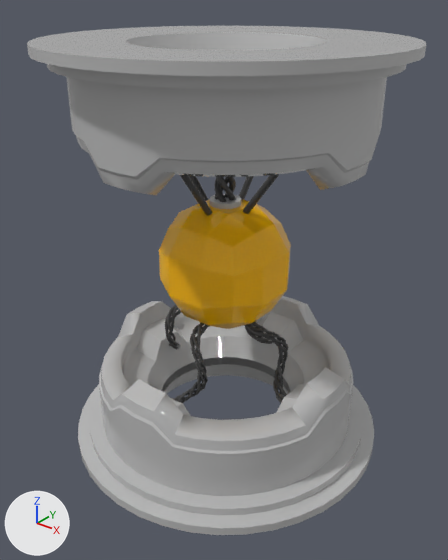
The FBX model Assets/Models/world-props/bomb.fbx as it was, and as the next commit left it.
Both versions are drawn from a 50 mm lens placed at (2.04, -2.53, 2.52), pointed at (0.07, -0.06, 0.99). Lighting does not change. The marker at lower left points along +X, +Y and +Z. Where no turn or scale is listed for an object, it has been applied to the vertices.

Names of what the first picture shows: 'bottom', 'core', 'top', 'wire.001', 'wire.003', 'wire.004', 'wire.006', 'wire.007', 'wire.008'.
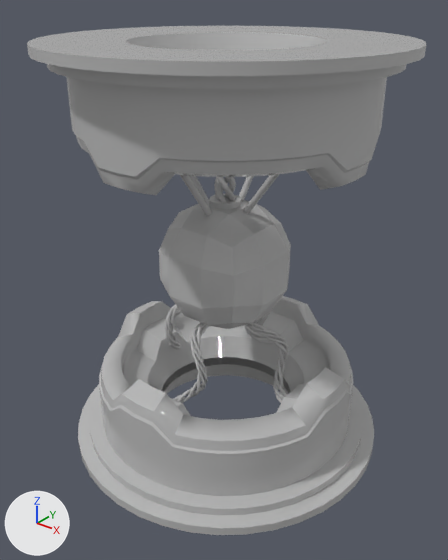
Commit message: corrected the bomb model lol

Location of each change, (x1, y1, x2, y2) in pixels of the pictures (448 x 560 px):
'core', recoloured: (159, 199, 291, 329) in both
'wire.007', recoloured (black to grey): (173, 323, 209, 403) in both
'wire.008', recoloured (black to grey): (246, 321, 289, 403) in both
'wire.004', recoloured (black to grey): (214, 177, 236, 202) in both
'wire.006', recoloured (black to grey): (165, 304, 181, 350) in both
'wire.001', recoloured (black to grey): (243, 174, 280, 214) in both
'wire.003', recoloured: (180, 175, 212, 216) in both

The change, as a diff of the scene's bpy script:
```diff
--- a/Assets/Models/world-props/bomb.fbx.py
+++ b/Assets/Models/world-props/bomb.fbx.py
@@ me_mesh_009 @@
 me_mesh_009.from_pydata(...)  # 4440 vertices, 4320 faces; spans x -0.106..0.102, y -0.294..0.247, z -0.38..0.448
-me_mesh_009.materials.append(mat_wires)  # black #444444
+me_mesh_009.materials.append(mat_silver)  # grey #bcbcbc
@@ me_mesh_004 @@
 me_mesh_004.from_pydata(...)  # 48 vertices, 24 faces; spans x -0.018..0.023, y -0.622..0.015, z -0.011..0.821
-me_mesh_004.materials.append(mat_wires)  # black #444444
+me_mesh_004.materials.append(mat_silver)  # grey #bcbcbc
@@ me_mesh_010 @@
 me_mesh_010.from_pydata(...)  # 4440 vertices, 4320 faces; spans x -0.247..0.294, y -0.106..0.102, z -0.38..0.448
-me_mesh_010.materials.append(mat_wires)  # black #444444
+me_mesh_010.materials.append(mat_silver)  # grey #bcbcbc
@@ me_mesh @@
 me_mesh.from_pydata(...)  # 56 vertices, 54 faces; spans x -0.345..0.345, y -0.345..0.345, z 0.036..0.726
-me_mesh.materials.append(mat_core)  # yellow #faba00
+me_mesh.materials.append(mat_silver)  # grey #bcbcbc
@@ me_mesh_002 @@
 me_mesh_002.from_pydata(...)  # 48 vertices, 24 faces; spans x -0.015..0.622, y -0.018..0.018, z -0.011..0.821
-me_mesh_002.materials.append(mat_wires)  # black #444444
+me_mesh_002.materials.append(mat_silver)  # grey #bcbcbc
@@ me_mesh_008 @@
 me_mesh_008.from_pydata(...)  # 4440 vertices, 4320 faces; spans x -0.294..0.247, y -0.102..0.106, z -0.38..0.448
-me_mesh_008.materials.append(mat_wires)  # black #444444
+me_mesh_008.materials.append(mat_silver)  # grey #bcbcbc
@@ me_mesh_006 @@
 me_mesh_006.from_pydata(...)  # 4440 vertices, 4472 faces; spans x -0.06..0.06, y -0.06..0.06, z 0.0..0.689
-me_mesh_006.materials.append(mat_wires)  # black #444444
+me_mesh_006.materials.append(mat_silver)  # grey #bcbcbc
```
